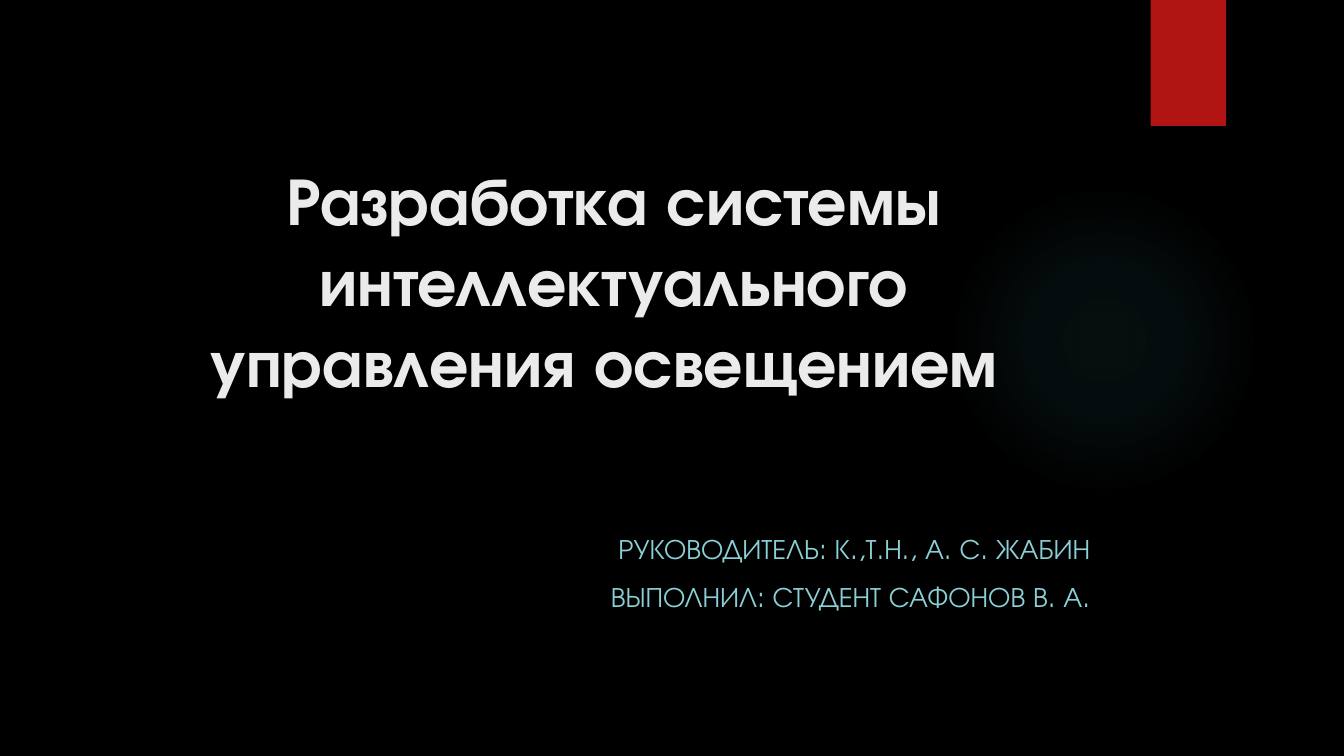
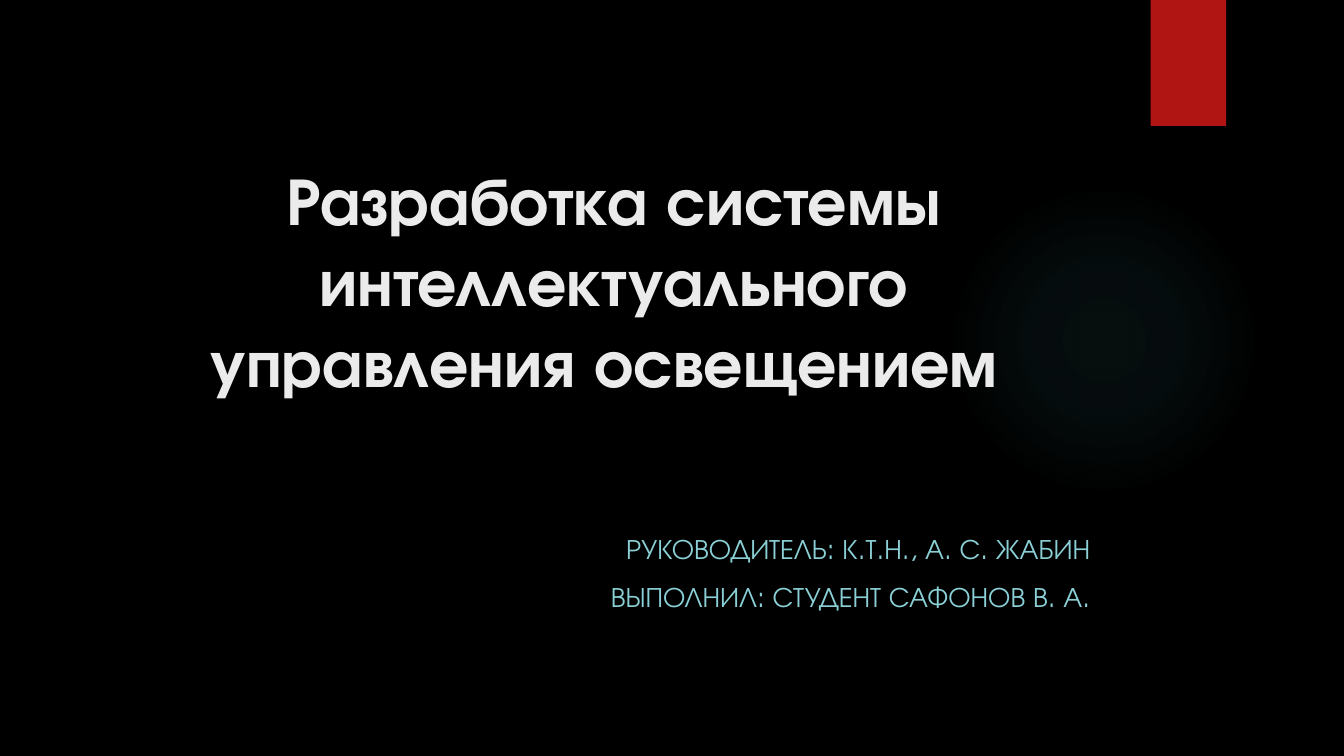
Before and after one commit to VitSaf/NIR, a slide deck: slide 1 of Презентация Microsoft PowerPoint.pptx. Drawn at 1344x756 pixels with LibreOffice and Linux fonts; fonts in the diff are those of the drawing; background and template pictures are left out. Boxes give left, top, right and bottom in pixels: in the first picture for what was removed or moved away, otherwise in the second. Text is boxed around its words. In the diff, an @@ line names an element or a change of style, - is before the commit and + after.

```diff
--- a/Презентация Microsoft PowerPoint.pptx
+++ b/Презентация Microsoft PowerPoint.pptx
@@ subtitle at box(626, 539, 1090, 563): text changed @@
-РУКОВОДИТЕЛЬ: К.,Т.Н., А. С. ЖАБИН
+РУКОВОДИТЕЛЬ: К.Т.Н., А. С. ЖАБИН
```
Also in this commit, not shown: 1 other slide changed, 3 other files.
